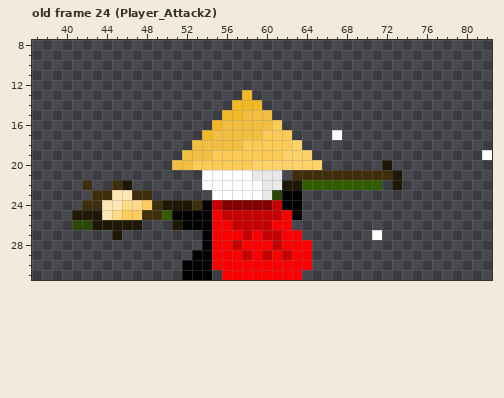
Pixel-art file, stored at Assets/NewAsset/Player/Player.aseprite. Above: the version before the commit.
128x32 pixels, 52 frames. Pixels under 10% opacity are left out. Colours within 5 levels of each other are drawn and written as one. Shown: old frame 24 (Player_Attack2): x 37..82, y 8..31. The commit also changed other frames, which this record leaves out.
Once edited:
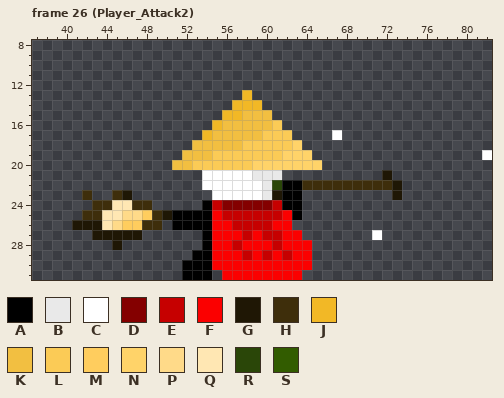
Palette (. is transparent): A #000000  B #e9e9e9  C #ffffff  D #840000  E #c60000  F #fb0000  G #1f1705  H #3e2e0b  J #f2b826  K #f2bf41  L #fbcb56  M #ffcd5e  N #ffd369  P #ffda89  Q #ffe7b3  R #2a4608  S #325c00
Changes in this commit:
frames 52 -> 54
layer "Bamboo" added
layer "Lamppost" added
layer "Bamboo_Back" removed
layer "Lamppost_Back" removed
Changed rows in their new state; - is an unchanged pixel.
Frame 26 (Player_Attack2) against old frame 24 (Player_Attack2):
first column x 41:
20 -------------------------------.-
21 ----------------------.........G.
22 -.--..--------------RAAHHHHHHHHH-
23 -H..HG..------------G-----------G
24 -.-H-QHH.....--------------------
25 .HH-QPPM-G-----------------------
26 GG-QPMMHH-A----------------------
27 --GG-GG--------------------------
28 ----G----------------------------
